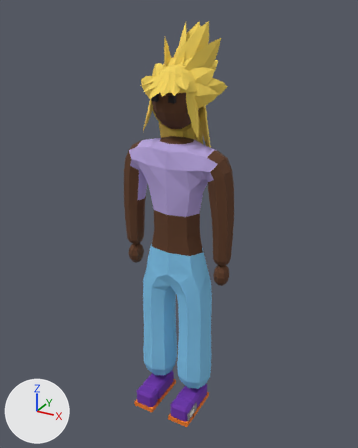
A saved change to the Blender file art/goldie.blend.
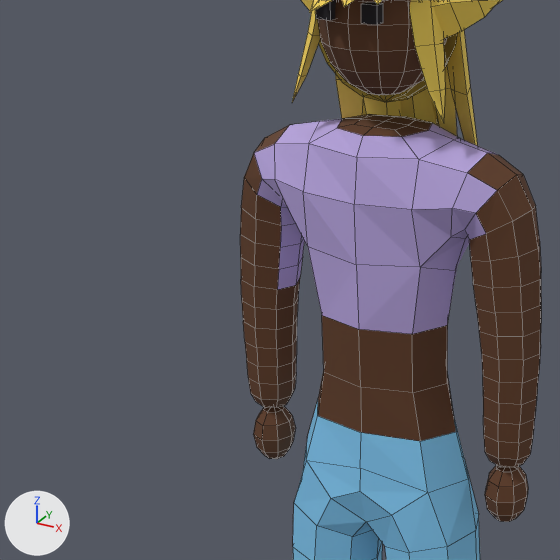
Each version is shown whole from a 50 mm lens placed at (1.1, -1.98, 2.061), pointed at (-0.013, 0.045, 1.049), then close up on the part from 10% to 67% of the width and 21% to 67% of the height. Arrows for +X, +Y and +Z are at lower left; the lights stay in place. The last two pictures show the newer version. The close-ups show mesh edges as thin lines.

Names of what the first close-up shows: 'Goldie'.
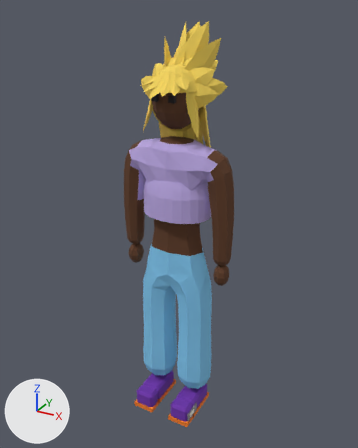
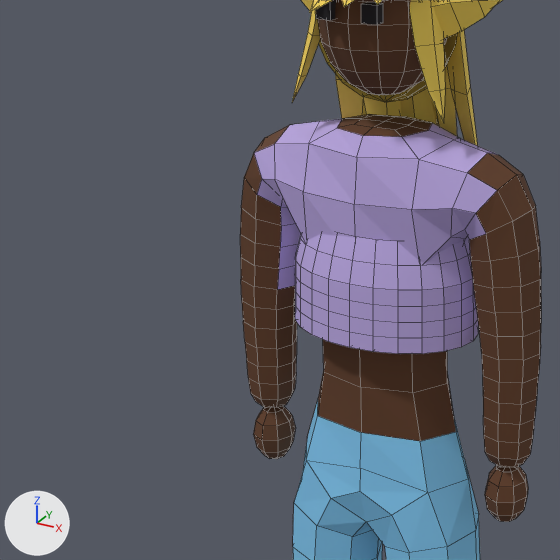
Pixel boxes (x1, y1, x2, y2) of what changed, in the close-ups (560 x 560 px):
part 1 of me_goldie, added (purple): after (295, 233, 478, 354)

What changed in the scene script:
```text
Change me_goldie:
    used by ob_goldie; location = (0.0, 0.0, 0.0)
    remove me_goldie.from_pydata(...)  # 1442 vertices, 1460 faces; spans x -0.3..0.3, y -0.2..0.25, z -0.02..2.0
    add me_goldie.from_pydata(...)  # 1778 vertices, 1796 faces; spans x -0.3..0.3, y -0.2..0.25, z -0.02..2.0
    me_goldie part 1: a new loose piece of 336 vertices spanning x -0.18..0.18, y -0.13..0.13, z 1.13..1.32, in mat_top (purple #b9a6e0)
```
